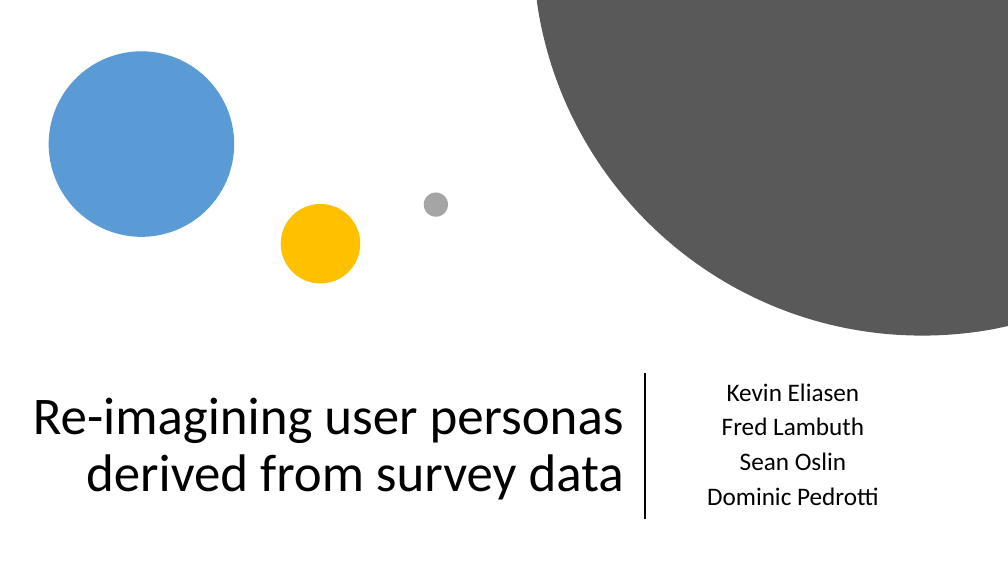
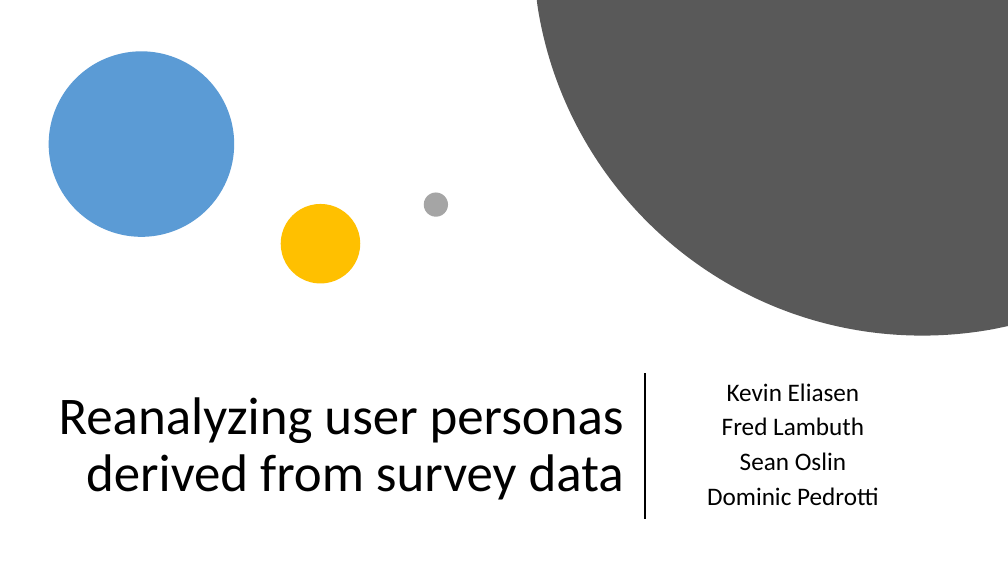
Before and after one commit to PersonaPredicta/Survey_Says..., a slide deck: slide 1 of New_personas.pptx. Drawn at 1008x567 pixels with LibreOffice and Linux fonts; fonts in the diff are those of the drawing. Boxes give left, top, right and bottom in pixels: in the first picture for what was removed or moved away, otherwise in the second. Text is boxed around its words. In the diff, an @@ line names an element or a change of style, - is before the commit and + after.

```diff
--- a/New_personas.pptx
+++ b/New_personas.pptx
@@ title at (59, 397, 624, 500): text changed @@
-Re-imagining user personas derived from survey data
+Reanalyzing user personas derived from survey data
```
Also in this commit, not shown: 2 other slides changed, 10 slides removed.
